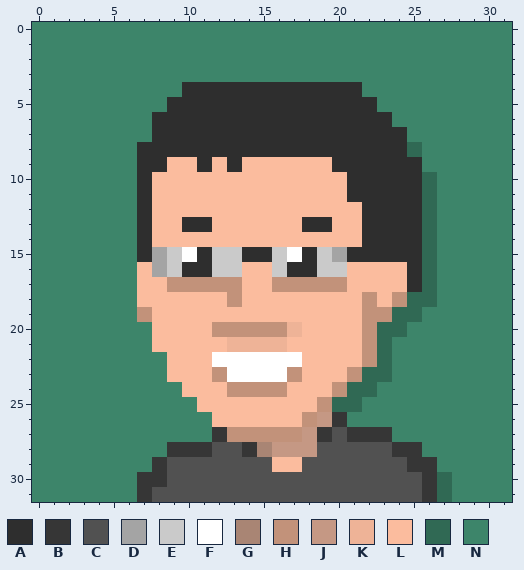
Pixel-art sprite: dist/images/icons/Raymond.png. Above: the version before the commit.
The file is 128x128 pixels, drawn in blocks of 4x4; one block is one cell here. Colours within 5 levels of each other are drawn and written as one.
Palette (. is transparent): A #2e2e2e  B #363636  C #515151  D #a4a4a4  E #cacaca  F #ffffff  G #a98574  H #c2927a  J #c59884  K #eeb397  L #fbbc9e  M #306954  N #3d856a
After:
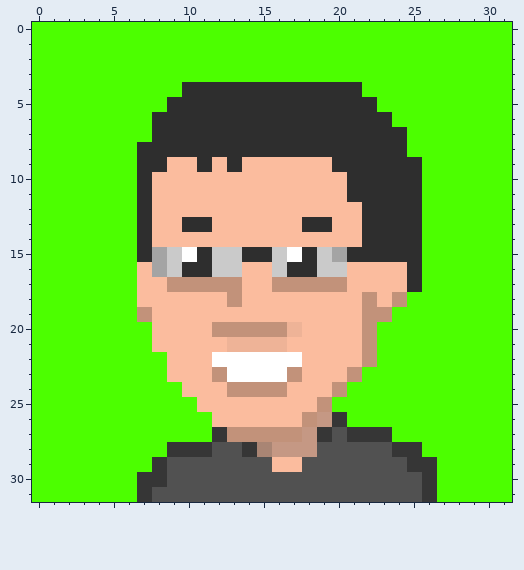
The exact change:
@@ palette @@
-N #3d856a
+N #4cff00
@@ x 18..28 @@
  7 AAAAAAANNNN
- 8 AAAAAAAMNNN
+ 8 AAAAAAANNNN
  9 LLAAAAAANNN
-10 LLLAAAAAMNN
-11 LLLAAAAAMNN
-12 LLLLAAAAMNN
-13 AALLAAAAMNN
-14 LLLLAAAAMNN
-15 AEDAAAAAMNN
-16 AEELLLLAMNN
-17 HHHLLLLAMNN
-18 LLLLHLHMMNN
-19 LLLLHHMMNNN
-20 LLLLHMMNNNN
-21 LLLLHMNNNNN
-22 LLLLHMNNNNN
-23 LLLHMMNNNNN
-24 LLHMMNNNNNN
-25 LHMMNNNNNNN
+10 LLLAAAAANNN
+11 LLLAAAAANNN
+12 LLLLAAAANNN
+13 AALLAAAANNN
+14 LLLLAAAANNN
+15 AEDAAAAANNN
+16 AEELLLLANNN
+17 HHHLLLLANNN
+18 LLLLHLHNNNN
+19 LLLLHHNNNNN
+20 LLLLHNNNNNN
+21 LLLLHNNNNNN
+22 LLLLHNNNNNN
+23 LLLHNNNNNNN
+24 LLHNNNNNNNN
+25 LHNNNNNNNNN
 26 HJBNNNNNNNN
@@ x 25..29 @@
 29 BBNNN
-30 CBMNN
-31 CBMNN
+30 CBNNN
+31 CBNNN
Where, in picture pixels (left, top, right, bottom), the same in both pictures:
changed: (32, 22, 512, 502)
